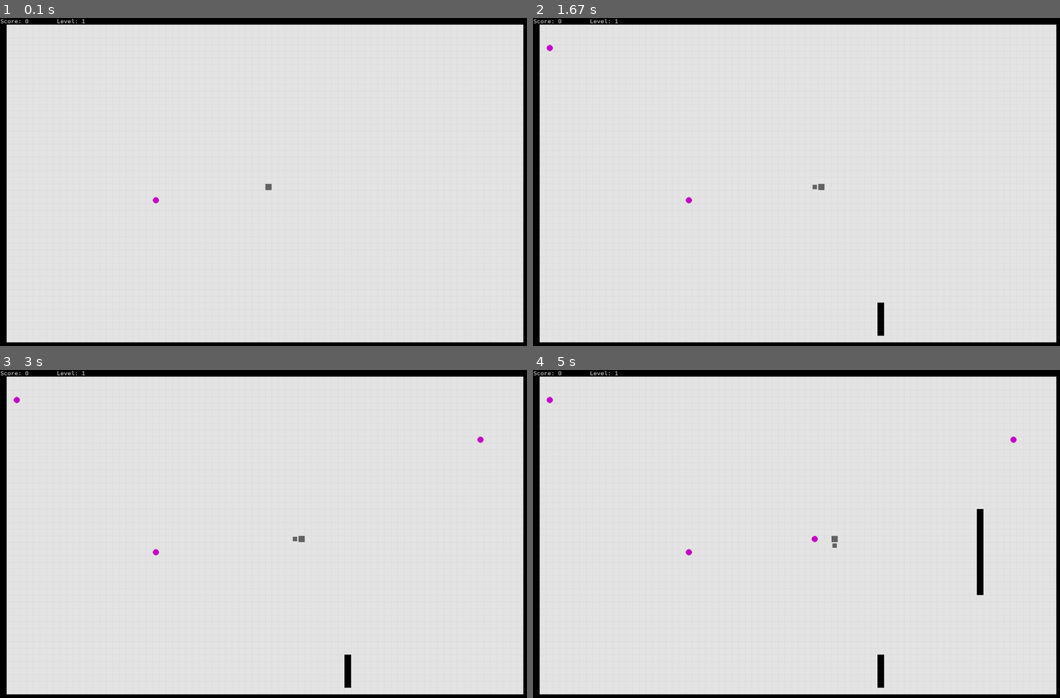
Above: before the commit, frames 1-4 (two rows, left to right).
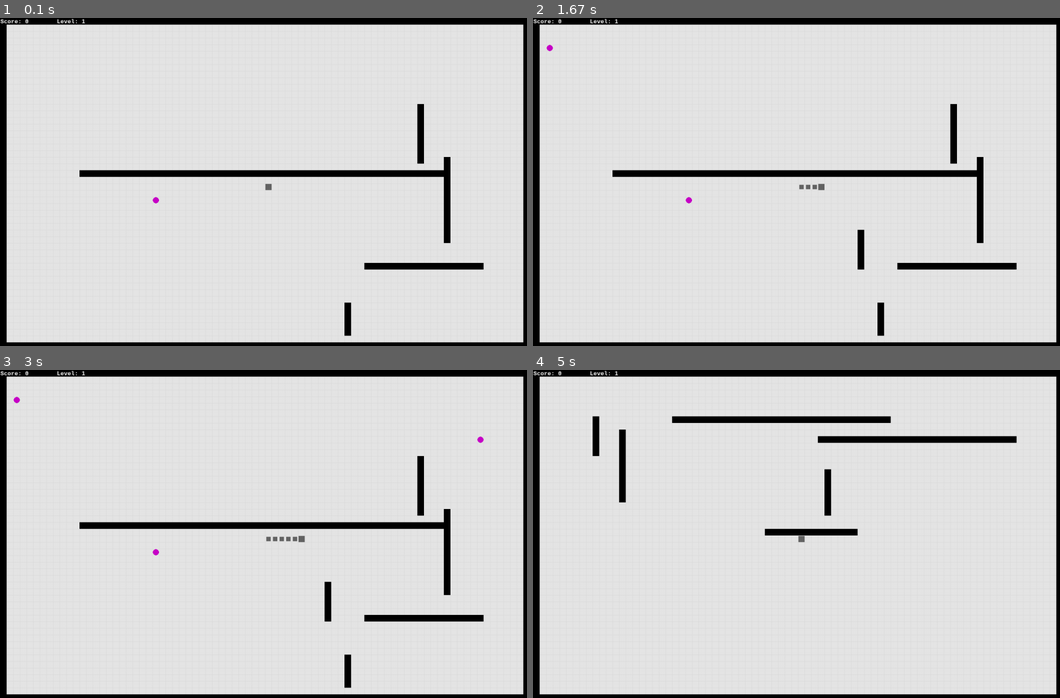
Above: after the commit, the same moments.

Repository: OthorWight/Playing-around-in-python
Game: pygame game, started from Snake Game/snake.py
Same seed, same stepped clock (60 frames per second), same inputs: the game is played once before the commit and once after it.
Inputs:
- Up to frame 1 (0.1 s): no input
- Up to frame 2 (1.67 s): tap 2 at 0.33 s; tap 3 at 0.67 s
- Up to frame 3 (3 s): tap 2 at 2 s
- Up to frame 4 (5 s): hold Down 3.4-3.87 s; hold Left 3.9-4.3 s; hold Up 4.33-4.7 s; tap 2 at 4.48 s; hold Right from 4.73 s (still down); tap 3 at 4.88 s

The runs differ from the first frame. In frame 1, 2.8% of the frame differs, in the area x 0-92%, y 0-97%; in frame 2, 2.8%; in frame 3, 2.8%; in frame 4, 3.4%.

Commit message:
better snake acceleration, add walls and snake bodies at start

Diff:
--- a/Snake Game/snake.py
+++ b/Snake Game/snake.py
@@ -31,7 +31,7 @@
                 add_body()
                 food_location.remove(food)
                 score += 1
-                delay -= 0.01
+                delay -= delay/50
                 if food_location == []:
                     level += 1
                     add_wall()
@@ -99,13 +99,17 @@
     bg_color = (230,230,230)
     screen.fill(bg_color)
 
-    myfont = pg.font.SysFont("monospace", 13)
+    myfont = pg.font.SysFont("monospace", 13, 1)
 
     #set up screen objects
     #(x, y, w, h)
     snake_head_rect = pg.Rect(600, 375, 15, 15)
     snake_bodies = [(snake_head_rect.x+3, snake_head_rect.y+3,10,10)]
+    for l in range(9):
+        add_body()
     walls = [(0, 0, 1200, 15), (1185, 0, 15, 750), (0, 0, 15, 750), (0, 735, 1200, 15)]
+    for l in range(5):
+        add_wall()
     food_location = [(random.randrange(15,1185,15) + 8, random.randrange(15,735,15) + 8)]
 
     color = (100,100,100)
